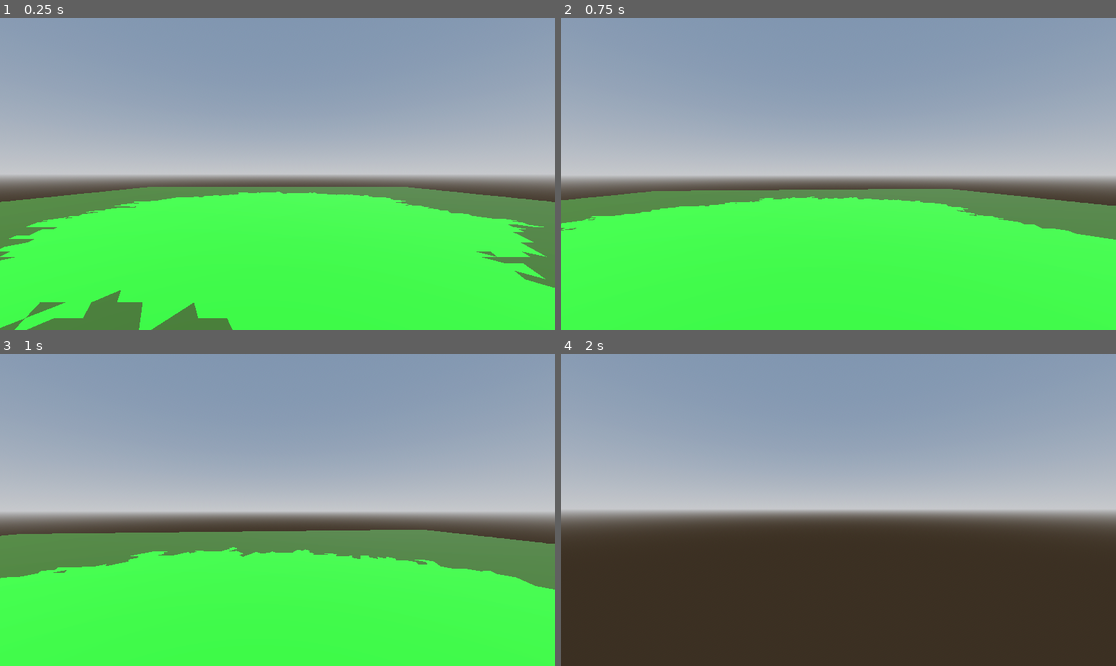
Above: before the commit, frames 1-4 (two rows, left to right).
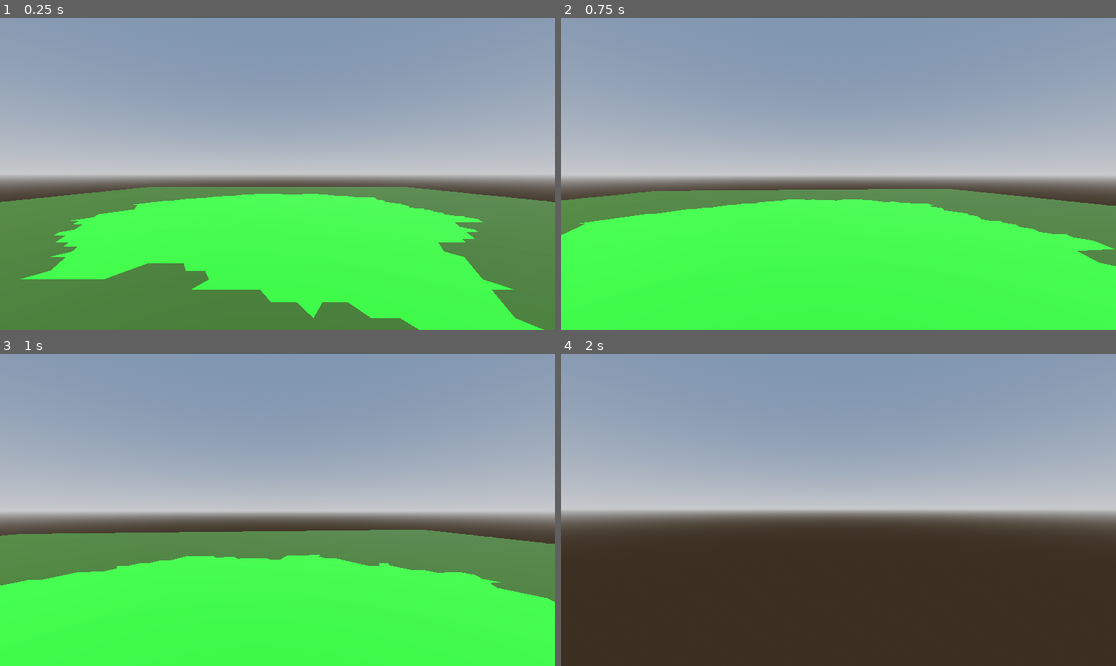
Above: after the commit, the same moments.

Repository: MichaelReel/Faster-Island-Generation
Game: Godot game, scene res://Main.tscn
Same seed, same stepped clock (60 frames per second), same inputs: the game is played once before the commit and once after it.
Inputs (mouse positions are in pixels of both pictures, inside the frame that each line leads up to):
- Up to frame 1 (0.25 s): no input
- Up to frame 2 (0.75 s): tap Enter at 0.5 s; move the mouse to (866, 174) at 0.52 s; hold W (forward) from 0.53 s (still down)
- Up to frame 3 (1 s): keep holding W (forward)
- Up to frame 4 (2 s): keep holding W (forward); move the mouse to (810, 510) at 1.27 s

The runs differ from the first frame. In frame 1, 13% of the frame differs, in the area x 0-100%, y 55-100%; in frame 2, 1.2%; in frame 3, 2.1%; in frame 4, nothing differs.

Commit message:
Adding the smooting step to the outlining

Diff:
--- a/Main.tscn
+++ b/Main.tscn
@@ -33,7 +33,7 @@
 
 [node name="GeneratedIsland" parent="." instance=ExtResource("1_77t7i")]
 bounds_side = 100.0
-island_cell_count = 7202
+island_cell_count = 5457
 sub_water = SubResource("StandardMaterial3D_582fk")
 ground = SubResource("StandardMaterial3D_g3d72")
 
--- a/island/generation/grid/geometry/TriCellLayer.gd
+++ b/island/generation/grid/geometry/TriCellLayer.gd
@@ -21,6 +21,9 @@
 			var new_triangle: PackedInt64Array = _create_tri_cell(Vector2i(tri_col_ind, tri_row_ind))
 			_cells.append(new_triangle)
 
+func get_triangle_as_point_indices(triangle_index: int) -> PackedInt64Array:
+	return _cells[triangle_index]
+
 func get_triangles_as_vector3_arrays() -> Array:
 	"""Return each triangle as an array of 3d vectors for surface creation"""
 	var vec3_array: Array = _cells.map(get_points_as_vector3_array_for_point_indices)
@@ -28,7 +31,9 @@
 
 func get_triangle_as_vector3_array_for_index(triangle_index: int) -> PackedVector3Array:
 	"""Return the points of triangle, by index, as an array of 3d vectors"""
-	return get_points_as_vector3_array_for_point_indices(_cells[triangle_index])
+	return get_points_as_vector3_array_for_point_indices(
+		get_triangle_as_point_indices(triangle_index)
+	)
 
 func get_points_as_vector3_array_for_point_indices(point_indices: PackedInt64Array) -> PackedVector3Array:
 	"""Return an array from a list of point indices as an array of 3d vectors"""
@@ -84,6 +89,9 @@
 func _point_index(vector: Vector2i) -> int:
 	return _point_layer.get_point_index_for_vector2i(vector)
 
+func get_point_count() -> int:
+	return _point_layer.get_total_point_count()
+
 func get_cell_count() -> int:
 	return len(_cells)
 
--- a/island/generation/outline/geometry/IslandOutlineLayer.gd
+++ b/island/generation/outline/geometry/IslandOutlineLayer.gd
@@ -18,29 +18,50 @@
 	_region.add_cell_index_to_front(start_triangle_index)
 	_expand_region_up_to_cell_count()
 
+func get_region_ref() -> int:
+	return _region.get_region_index()
+
 func _expand_region_up_to_cell_count() -> void:
 	var expansion_done := false
 	while not expansion_done:
-		var front_spent = expand_region_into_parent(_region, _rng)
+		var front_spent = expand_region_into_parent()
 		if front_spent or _region.get_cell_count() >= _cell_limit:
 			expansion_done = true
 
-func expand_region_into_parent(region: Region, rng: RandomNumberGenerator) -> bool:
+	perform_expansion_smoothing()
+
+func expand_region_into_parent() -> bool:
 	"""
 	Extend by a cell into the parent medium
 	Return true if there is no space left
 	"""
-	if region.front_empty():
+	if _region.front_empty():
 		return true
 
-	var random_front_cell = region.random_front_cell_index(rng)
+	var random_front_cell = _region.random_front_cell_index(_rng)
 
 	for neighbour_index in _region_cell_layer.get_edge_sharing_neighbours(random_front_cell):
 		if _region_cell_layer.get_parent_reference_for_cell_index(neighbour_index) == _region_cell_layer.get_region_ref():
-			region.add_cell_index_to_front(neighbour_index)
+			_region.add_cell_index_to_front(neighbour_index)
 
-	region.add_cell_index_to_region(random_front_cell)
-	return region.front_empty()
+	_region.add_cell_index_to_region(random_front_cell)
+	return _region.front_empty()
 
-func get_region_ref() -> int:
-	return _region.get_region_index()
+func perform_expansion_smoothing() -> void:
+	"""
+	Triangles on the frontier should be incorporated anytime they are
+	surrounded on three corners by this region
+	"""
+	# For each frontier triangle, check if it is "surrounded"
+	var still_smoothing: bool = true
+	while still_smoothing:
+		still_smoothing = false
+		for front_cell_ind in _region.front_cell_indices():
+			if _region.surrounding_cell_with_index(front_cell_ind):
+				# Ensure the front is updated
+				for neighbour_index in _region_cell_layer.get_edge_sharing_neighbours(front_cell_ind):
+					if _region_cell_layer.get_parent_reference_for_cell_index(neighbour_index) == _region_cell_layer.get_region_ref():
+						_region.add_cell_index_to_front(neighbour_index)
+				# Move front cell to the region and mark for another pass
+				_region.add_cell_index_to_region(front_cell_ind)
+				still_smoothing = true
--- a/island/generation/outline/geometry/Region.gd
+++ b/island/generation/outline/geometry/Region.gd
@@ -32,8 +32,14 @@
 func get_cell_count() -> int:
 	return len(_region_cells)
 
+func front_cell_indices() -> PackedInt64Array:
+	return _region_front
+
 func front_empty() -> bool:
 	return _region_front.is_empty()
 
 func random_front_cell_index(rng: RandomNumberGenerator) -> int:
 	return _region_front[rng.randi_range(0, len(_region_front) - 1)]
+
+func surrounding_cell_with_index(cell_index: int) -> bool:
+	return _region_cell_layer.region_surrounds_cell(_region_index, cell_index)
--- a/island/generation/outline/geometry/RegionCellLayer.gd
+++ b/island/generation/outline/geometry/RegionCellLayer.gd
@@ -6,6 +6,7 @@
 var _cell_parents: PackedInt64Array = []  # Link from a cell to it's parent reference index
 var _root_region: Region
 var _parent_reference: Array[Region] = []  # Link from parent reference to the parent Region
+var _point_to_cells_map: Array[PackedInt64Array] = []
 
 func _init(tri_cell_layer: TriCellLayer) -> void:
 	_tri_cell_layer = tri_cell_layer
@@ -15,6 +16,8 @@
 	for cell_ind in range(_tri_cell_layer.get_cell_count()):
 		_edge_neighbour_indices.append(_get_edge_sharing_neighbours(cell_ind))
 		_cell_parents.append(_root_region.get_region_index())  # Default all cells to root region
+
+	_map_point_indices_to_connected_cell_indices()
 
 func get_region_ref() -> int:
 	return _root_region.get_region_index()
@@ -73,3 +76,28 @@
 		neighbours.append(_tri_cell_layer.get_tri_cell_index_for_vector2i(tri_cell_coords + Vector2i(0, inter_row_dir)))
 
 	return neighbours
+
+func _map_point_indices_to_connected_cell_indices() -> void:
+	var total_points = _tri_cell_layer.get_point_count()
+	for point_index in range(total_points):
+		_point_to_cells_map.append(PackedInt64Array())
+
+	for cell_ind in range(_tri_cell_layer.get_cell_count()):
+		for point_index in _tri_cell_layer.get_triangle_as_point_indices(cell_ind):
+			if not cell_ind in _point_to_cells_map[point_index]:
+				_point_to_cells_map[point_index].append(cell_ind)
+
+func region_surrounds_cell(region_ind: int, cell_ind: int) -> bool:
+	for point_index in _tri_cell_layer.get_triangle_as_point_indices(cell_ind):
+		var point_has_tri_in_region = false
+		for tri_index in _point_to_cells_map[point_index]:
+			if tri_index == cell_ind:
+				continue
+			if _cell_parents[tri_index] == region_ind:
+				point_has_tri_in_region = true
+				break
+		if not point_has_tri_in_region:
+			# Not surrounded as one point is entirely outside the region
+			return false
+	# Not points found outside region
+	return true
